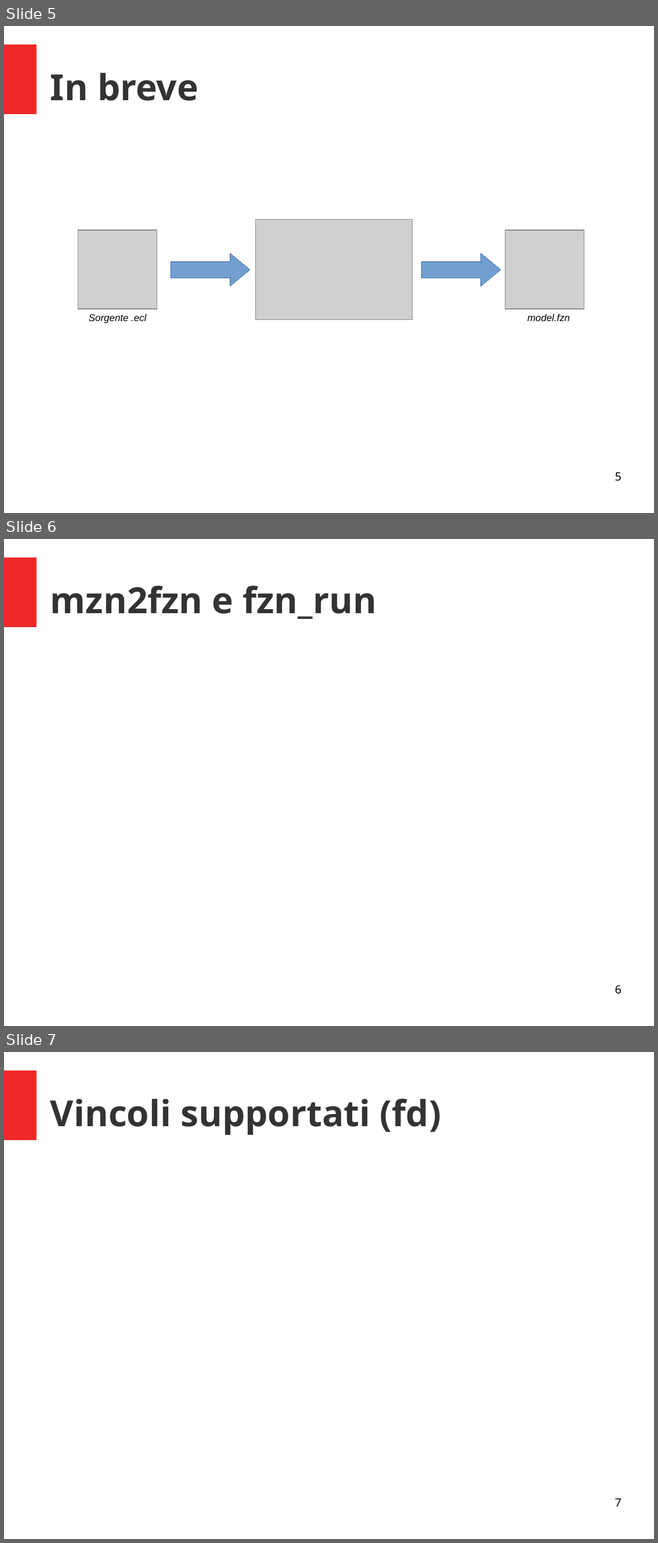
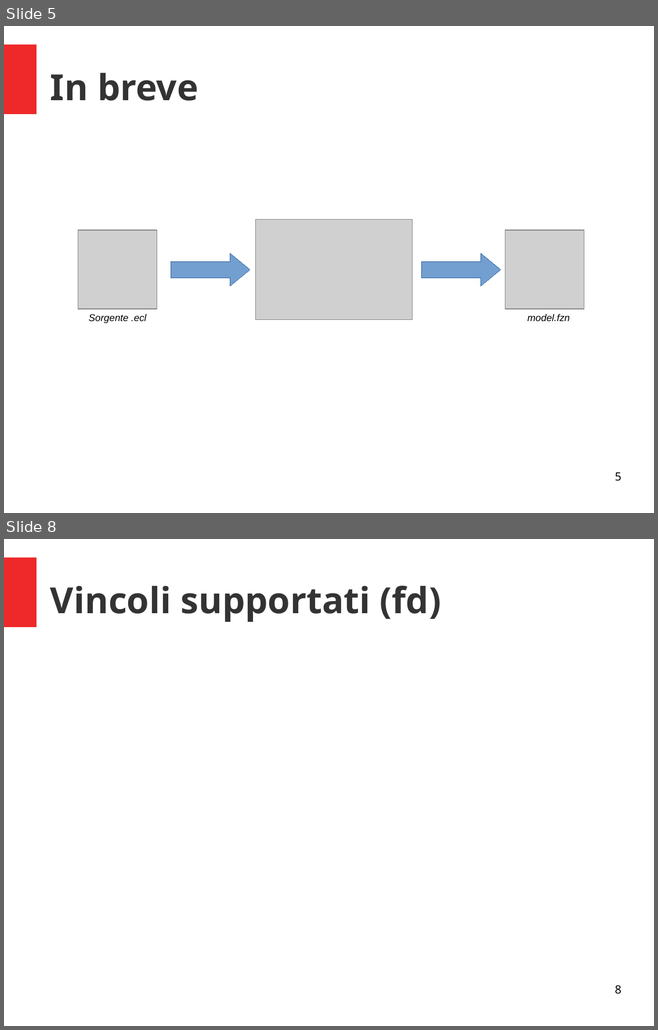
Before and after one commit to padovanl/eclipse2flatzinc, a slide deck: presentazione.odp. Shown one above the other, each under a label of ours: slides 5, 6 and 7 before the commit, slides 5 and 8 after it; the slides between them are not shown. The pictures are 658x1543 and 658x1030 pixels, drawn with LibreOffice and Linux fonts; fonts in the diff are those of the drawing; grey boxes stand for pictures. Boxes give left, top, right and bottom in pixels: in the first picture for what was removed or moved away, otherwise in the second. Text is boxed around its words. In the diff, an @@ line names an element or a change of style, - is before the commit and + after.

```diff
--- a/presentazione.odp
+++ b/presentazione.odp
@@ slide 6 removed at <box>4,539,654,1026</box>, background #FFFFFF; not listed: 1 template element that a slide beside it also shows @@
@@ title removed at <box>50,585,376,619</box> @@
-mzn2fzn e fzn_run
@@ page number removed at <box>615,985,621,994</box> @@
-6
@@ what was slide 7 is now slide 8 @@
@@ page number at <box>615,985,621,994</box>: text changed @@
-7
+8
```
Also in this commit, not shown: 2 slides added, 1 other file.
